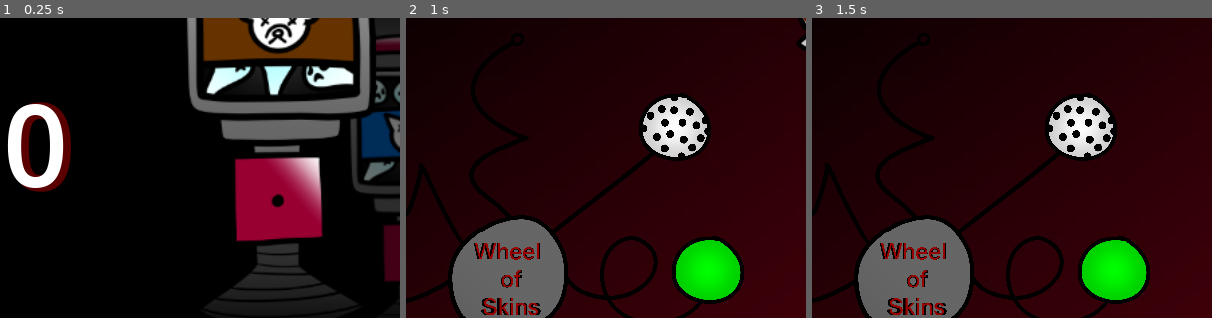
Above: before the commit, frames 1-3 (left to right).
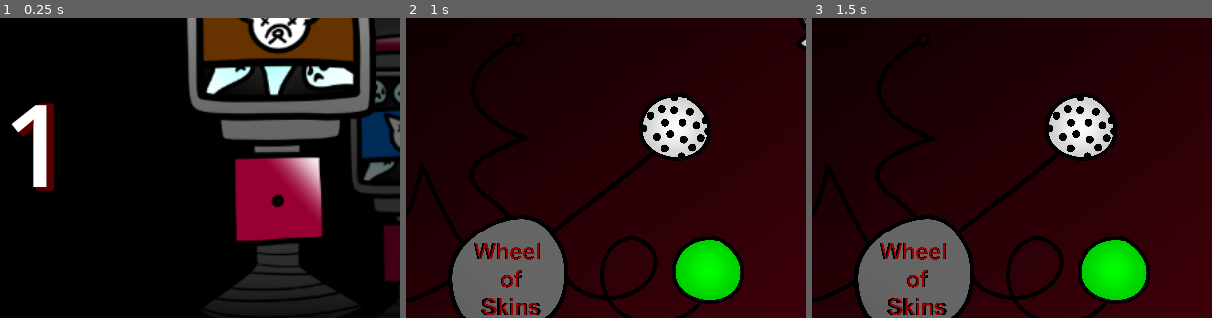
Above: after the commit, the same moments.

Repository: Goth-Bin-Garbage/build_a_dready_bear.swf
Game: Godot game, scene res://main.tscn
Same seed, same stepped clock (60 frames per second), same inputs: the game is played once before the commit and once after it.
Inputs:
- Up to frame 1 (0.25 s): no input
- Up to frame 2 (1 s): click "Start" at 0.5 s
- Up to frame 3 (1.5 s): click "Pluck" at 1.25 s
The pictures show only the part of the screen within x 36-86%, y 0-50%; the shares and areas given below are measured in that part.

The runs differ from the first frame. In frame 1, 3.3% of the frame differs, in the area x 2-18%, y 28-58%; in frame 2, nothing differs; in frame 3, nothing differs.

Commit message:
Update day_screen.gd

Diff:
--- a/day_screen.gd
+++ b/day_screen.gd
@@ -2,7 +2,7 @@
 
 
 func _process(delta):
-	$DayNumberLabel.text = "DAY " + str(Global.day)
+	$DayNumberLabel.text = "DAY " + str(Global.day + 1)
 
 
 func _on_button_pressed():
